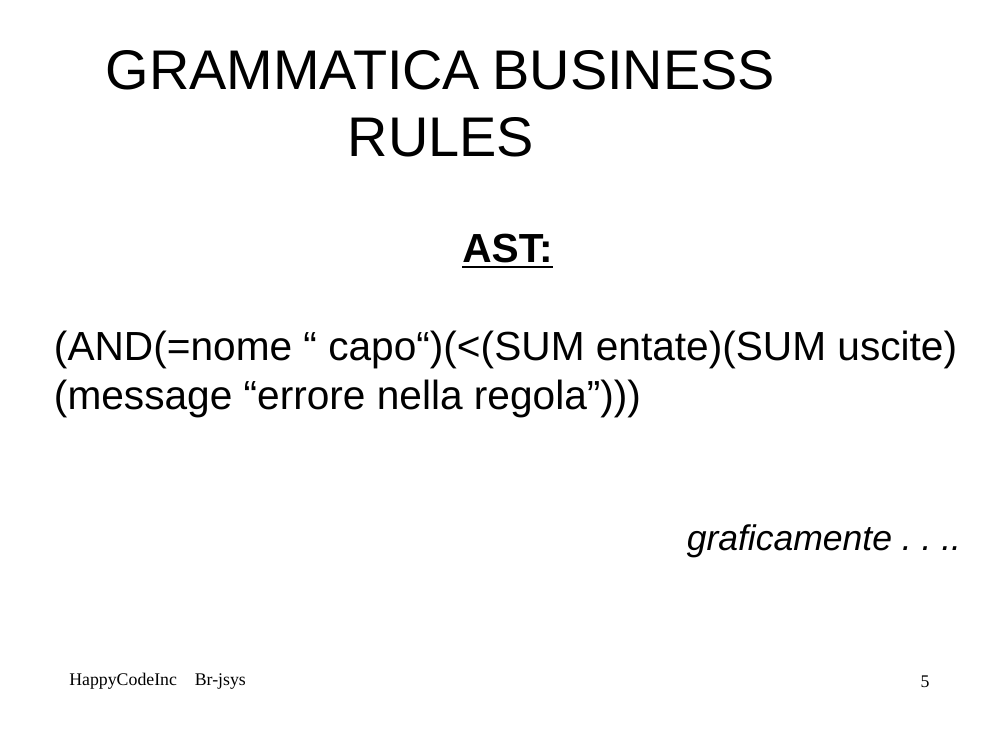
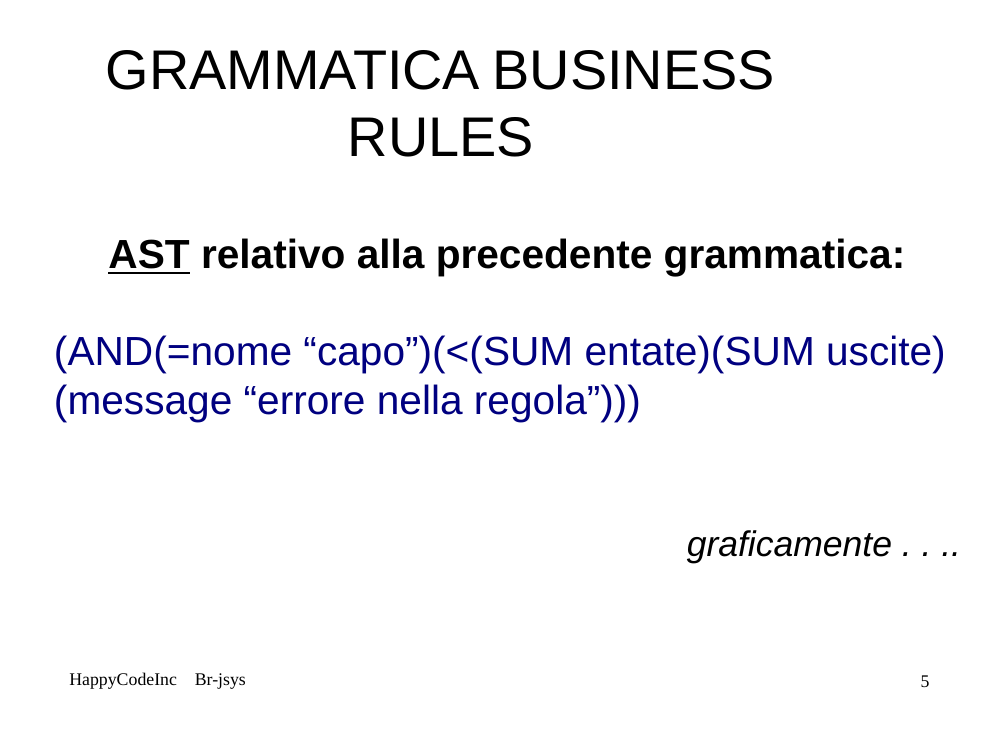
Before and after one commit to mbortola/br-jsys, a slide deck: slide 5 of trunk/RPD-presentation/Alessia-RPD.odp. Drawn at 1008x756 pixels with LibreOffice and Linux fonts; fonts in the diff are those of the drawing; background and template pictures are left out. Boxes give left, top, right and bottom in pixels: in the first picture for what was removed or moved away, otherwise in the second. Text is boxed around its words. In the diff, an @@ line names an element or a change of style, - is before the commit and + after.

```diff
--- a/trunk/RPD-presentation/Alessia-RPD.odp
+++ b/trunk/RPD-presentation/Alessia-RPD.odp
@@ subtitle at [54, 238, 946, 422]: text changed; text colour #000000 to #000080 @@
-AST:
-(AND(=nome “ capo“)(<(SUM entate)(SUM uscite) (message “errore nella regola”)))
+AST relativo alla precedente grammatica:
+(AND(=nome “capo”)(<(SUM entate)(SUM uscite) (message “errore nella regola”)))
```
Also in this commit, not shown: 5 other slides changed, 1 slide added, 1 slide removed.
